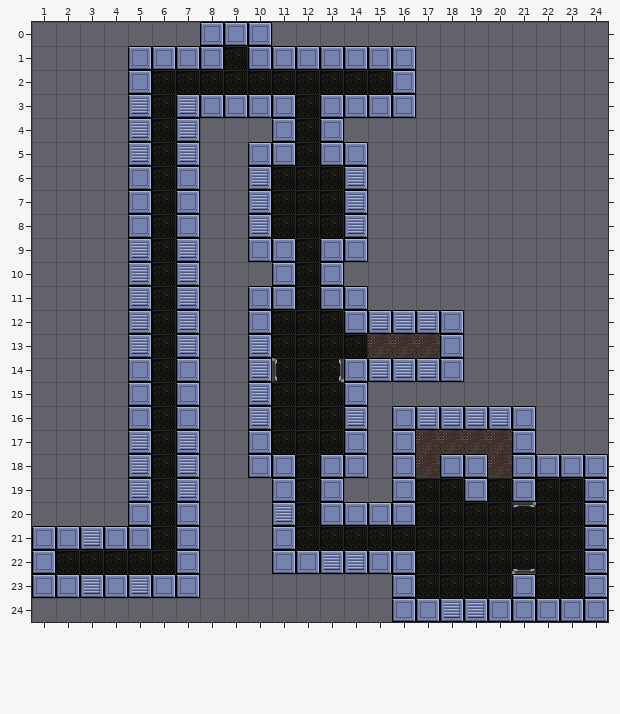
Two states of a Tiled map, sudokil/core/assets/maps/campaign/tutorial-level1-7/level.tmx. The picture above was drawn from the file before the commit.
Cells are 32x32 px. Shown: x 1..24, y 0..24. Tiles whose own drawing changed are shown in their newer look in all pictures.
The same view after the edit:
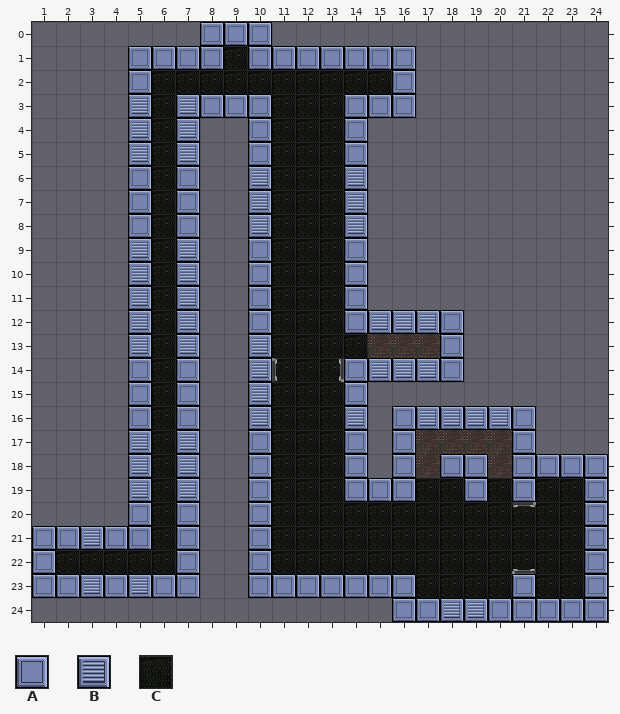
Key: from "tileset1": A 16, B 17, C 19.
_ is an empty cell.
Tiles replaced or removed in this view: A, B.
The edit:
Changed rows in their new state; . is an unchanged cell.
Layer "floor":
first column x 11:
 3 C.C
 4 C.C
 5 C.C
first column x 11:
 9 C.C
10 C.C
11 C.C
first column x 11:
18 C.C...
19 C.C...
20 C.CCCC
21 C.....
22 CCCCCC
Layer "tiles":
first column x 10:
 3 ._._.
 4 A_._A
 5 ._._.
first column x 10:
 9 ._._.
10 A_._A
11 ._._.
first column x 10:
18 ._._...
19 A_._AA.
20 A_.____
21 A_.....
22 A______
23 AAAAAA.
